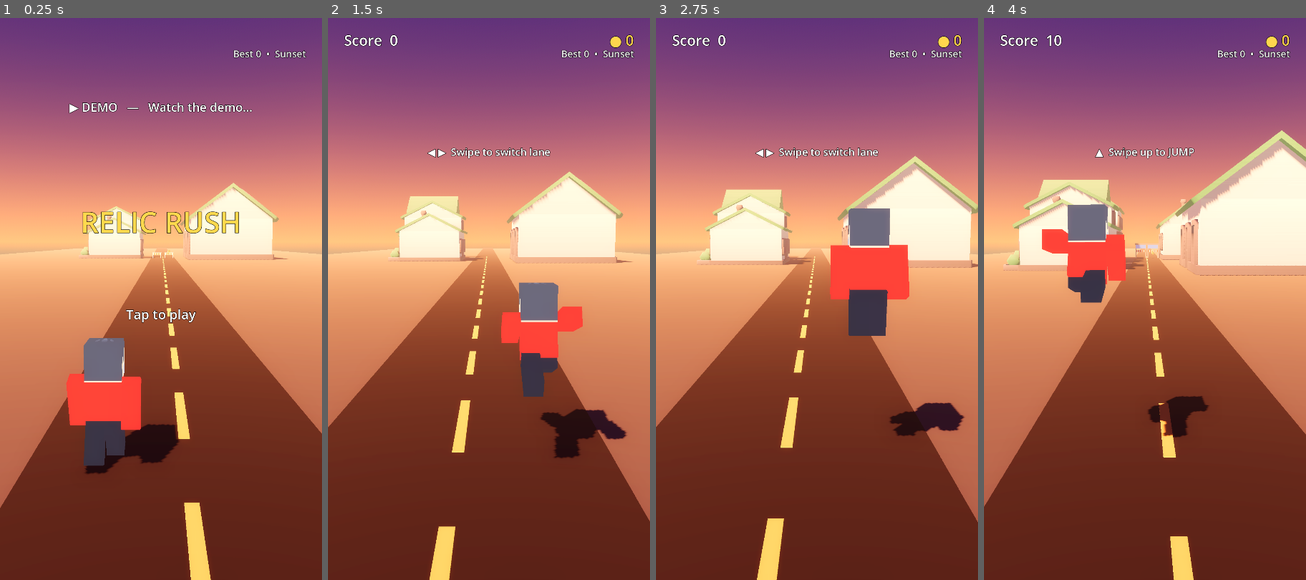
Above: before the commit, frames 1-4 (left to right).
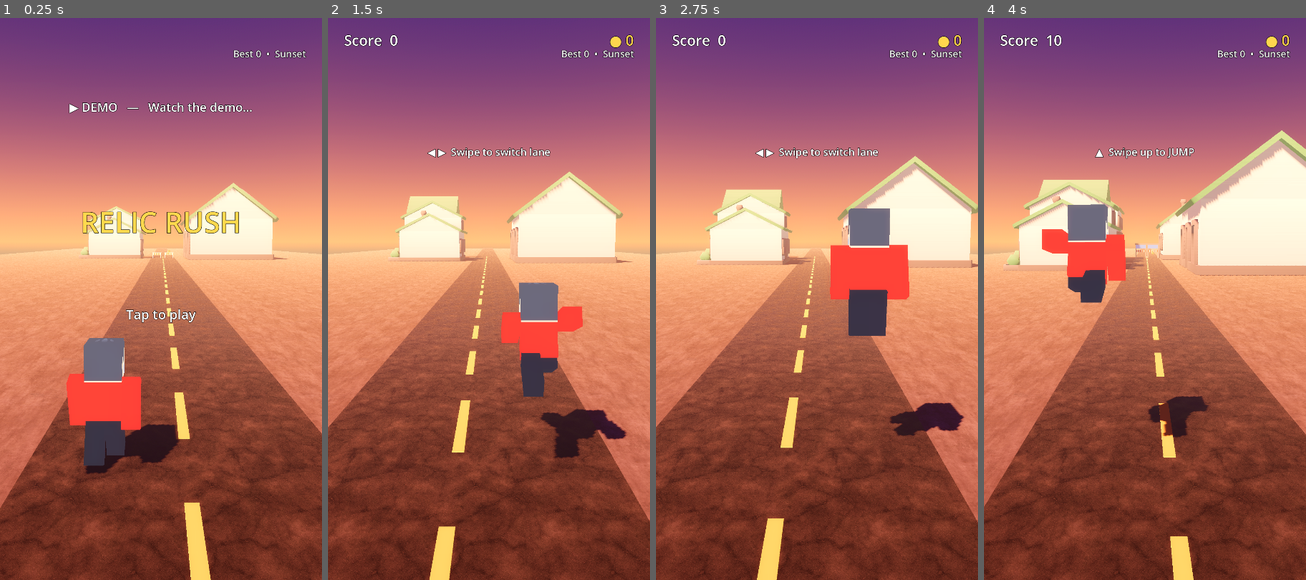
Above: after the commit, the same moments.

Repository: siddthewolf/Mtalk
Game: Godot game, scene res://main.tscn
Two runs of this game, one before a commit and one after it. Both use one fixed random seed, a clock stepped at 60 frames per second and the inputs below.
Inputs (mouse positions are in pixels of both pictures, inside the frame that each line leads up to):
- Up to frame 1 (0.25 s): no input
- Up to frame 2 (1.5 s): tap Enter at 0.5, 0.6, 1.35 s; move the mouse to (559, 265) at 0.52 s; hold Right 0.53-1.28 s; click (559, 265) at 0.67 s; tap Space at 0.77 s; move the mouse to (424, 321) at 1.27 s; hold Down from 1.28 s (still down)
- Up to frame 3 (2.75 s): tap Space at 1.52 s; move the mouse to (849, 169) at 2.02 s; release Down at 2.03 s; hold Right from 2.03 s (still down); tap Enter at 2.1 s
- Up to frame 4 (4 s): move the mouse to (1128, 405) at 2.77 s; release Right at 2.78 s; hold Up 2.78-3.53 s; tap Enter at 2.85, 3.6 s; click (1128, 405) at 2.92 s; tap Space at 3.02, 3.77 s; move the mouse to (1241, 377) at 3.52 s; hold Left from 3.53 s (still down)

The runs differ from the first frame. In frame 1, 12% of the frame differs, in the area x 0-100%, y 43-100%; in frame 2, 12%; in frame 3, 13%; in frame 4, 13%, in the area x 0-100%, y 42-100%.

Commit message:
Add realistic CC0 PBR road + ground (ambientCG)
- Road now uses a real asphalt PBR material (colour + roughness + AO) and the
  surrounding ground a concrete material, both CC0 from ambientCG, tiled along
  the street. Big realism gain on the most-visible surfaces
- CREDITS.md notes the CC0 license

Verified by rendering real frames (Xvfb + software GL).

Co-Authored-By: Claude Opus 4.8 <noreply@anthropic.com>
Claude-Session: https://claude.ai/code/session_011oNGg7boL1trmSDMVymgsi

Diff:
--- a/RelicRush3D/main.gd
+++ b/RelicRush3D/main.gd
@@ -154,6 +154,22 @@
 	var m := StandardMaterial3D.new()
 	m.albedo_color = col
 	m.shading_mode = BaseMaterial3D.SHADING_MODE_UNSHADED
+	return m
+
+func _pbr_mat(base: String, tile: Vector2, ao := false) -> StandardMaterial3D:
+	# Realistic CC0 material (ambientCG) with colour, roughness and optional AO.
+	var m := StandardMaterial3D.new()
+	m.albedo_texture = load("res://assets/pbr/%s_color.jpg" % base)
+	var r = load("res://assets/pbr/%s_rough.jpg" % base)
+	if r != null:
+		m.roughness_texture = r
+		m.roughness = 1.0
+	if ao:
+		var a = load("res://assets/pbr/%s_ao.jpg" % base)
+		if a != null:
+			m.ao_enabled = true
+			m.ao_texture = a
+	m.uv1_scale = Vector3(tile.x, tile.y, 1.0)
 	return m
 
 func _box(size: Vector3, col: Color, parent: Node3D, pos := Vector3.ZERO, emit := 0.0) -> MeshInstance3D:
@@ -300,16 +316,16 @@
 	var pm := PlaneMesh.new()
 	pm.size = Vector2(80, 260)
 	surround.mesh = pm
-	surround.material_override = _mat(Color(0.34, 0.36, 0.34))
+	surround.material_override = _pbr_mat("concrete", Vector2(20, 90))
 	surround.position = Vector3(0, -0.02, -90)
 	add_child(surround)
 
-	# Asphalt road.
+	# Asphalt road with a realistic PBR material.
 	var road := MeshInstance3D.new()
 	var rpm := PlaneMesh.new()
 	rpm.size = Vector2(LANE_X * 2.0 + 2.2, 260)
 	road.mesh = rpm
-	road.material_override = _mat(Color(0.13, 0.13, 0.15))
+	road.material_override = _pbr_mat("asphalt", Vector2(2, 90), true)
 	road.position = Vector3(0, 0.0, -90)
 	add_child(road)
 
Binary file added: RelicRush3D/assets/pbr/asphalt_ao.jpg
Not shown, added: RelicRush3D/assets/pbr/asphalt_ao.jpg.import
Binary file added: RelicRush3D/assets/pbr/asphalt_color.jpg
Not shown, added: RelicRush3D/assets/pbr/asphalt_color.jpg.import
Binary file added: RelicRush3D/assets/pbr/asphalt_rough.jpg
Not shown, added: RelicRush3D/assets/pbr/asphalt_rough.jpg.import
Binary file added: RelicRush3D/assets/pbr/concrete_color.jpg
Not shown, added: RelicRush3D/assets/pbr/concrete_color.jpg.import
Binary file added: RelicRush3D/assets/pbr/concrete_rough.jpg
Not shown, added: RelicRush3D/assets/pbr/concrete_rough.jpg.import
Not shown, changed: RelicRush3D/RelicRush3D-debug.apk
Not shown, added: RelicRush3D/assets/pbr/CREDITS.md
